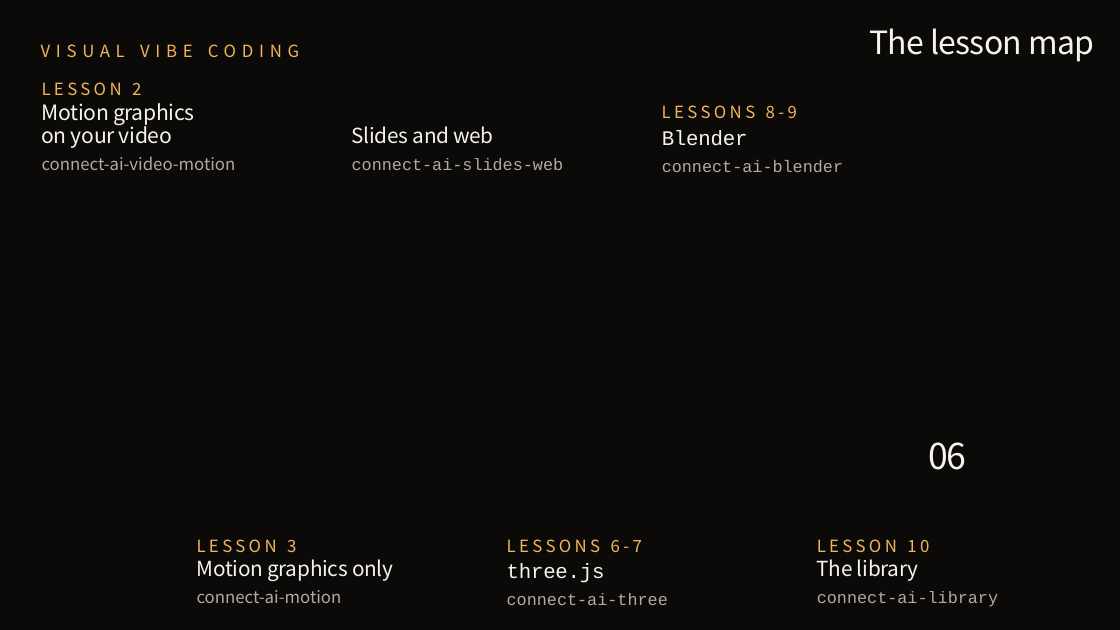
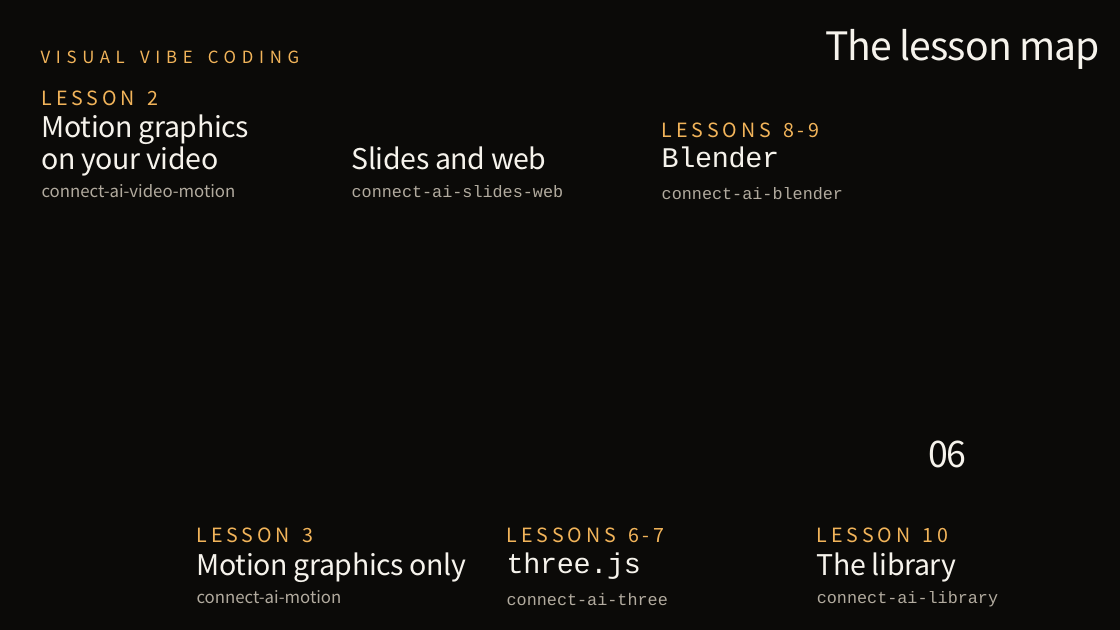
Before and after one commit to wonseokjung/connect-ai-slides-web, a slide deck: slide 9 of docs/demo/en/deck.pptx. Drawn at 1120x630 pixels with LibreOffice and Linux fonts; fonts in the diff are those of the drawing; background and template pictures are left out. Boxes give left, top, right and bottom in pixels: in the first picture for what was removed or moved away, otherwise in the second. Text is boxed around its words. In the diff, an @@ line names an element or a change of style, - is before the commit and + after.

Commit message:
0.3.0: bigger lesson map words on a slide, Blender product clip on the tools slide (the logo render read as doubled), demo decks, videos, PDF and README hero rebuilt

```diff
--- a/docs/demo/en/deck.pptx
+++ b/docs/demo/en/deck.pptx
@@ text "The lesson map": place and size @@
-text "The lesson map" at (869,28,1094,62)
+text "The lesson map" at (825,29,1100,69)
@@ text "The lesson map" at (825,29,1100,69): size 27.4 to 33.5 pt, letter spacing -0.6 to -0.7 pt; line spacing 30.1pt to 36.9pt @@
@@ text "VISUAL VIBE CODING": place and size @@
-text "VISUAL VIBE CODING" at (41,44,299,57)
+text "VISUAL VIBE CODING" at (41,50,299,63)
@@ text "LESSON 2": place and size @@
-text "LESSON 2" at (42,82,141,95)
+text "LESSON 2" at (42,90,158,106)
@@ text "Motion graphics": place and size @@
-text "Motion graphics" at (42,103,195,148)
+text "Motion graphics" at (42,114,249,176)
@@ text "Motion graphics" at (42,114,249,176): size 18 to 24.4 pt, letter spacing -0.2 to -0.3 pt; line spacing 20.3pt to 27.5pt @@
@@ text "LESSONS 4-5": place and size @@
-text "LESSONS 4-5" at (365,96,522,119)
+text "LESSONS 4-5" at (367,111,546,137)
@@ text "LESSONS 4-5" at (367,111,546,137): size 14.7 to 16.7 pt, letter spacing 2.9 to 3.3 pt; line spacing 19.1pt to 21.7pt @@
@@ size 14.4 to 16.8 pt, letter spacing 2.9 to 3.4 pt; line spacing 18.7pt to 21.9pt in 5 elements at (42,90,158,106), (197,527,313,543), (817,527,949,543), (507,527,664,543), (662,122,819,138) @@
@@ text "LESSONS 8-9": place and size @@
-text "LESSONS 8-9" at (662,105,797,118)
+text "LESSONS 8-9" at (662,122,819,138)
@@ size 17.8 to 24.4 pt, letter spacing -0.2 to -0.3 pt; line spacing 20.1pt to 27.6pt in 3 elements at (817,552,956,582), (197,552,466,582), (352,146,546,170) @@
@@ text "Slides and web": place and size @@
-text "Slides and web" at (352,126,493,144)
+text "Slides and web" at (352,146,546,170)
@@ text "Blender": place and size @@
-text "Blender" at (662,130,843,172)
+text "Blender" at (662,147,843,199)
@@ text "Blender" at (662,147,843,199): size 17.8 to 24.4 pt, letter spacing -0.2 to -0.3 pt in "Blender"; line spacing 22.1pt to 25.5pt @@
@@ text "connect-ai-video-motion": place and size @@
-text "connect-ai-video-motion" at (42,156,236,170)
+text "connect-ai-video-motion" at (42,184,236,197)
@@ text "connect-ai-slides-web": place and size @@
-text "connect-ai-slides-web" at (352,158,564,170)
+text "connect-ai-slides-web" at (352,185,564,197)
@@ text "LESSON 3": place and size @@
-text "LESSON 3" at (197,539,296,553)
+text "LESSON 3" at (197,527,313,543)
@@ text "LESSONS 6-7": place and size @@
-text "LESSONS 6-7" at (507,539,642,552)
+text "LESSONS 6-7" at (507,527,664,543)
@@ text "LESSON 10": place and size @@
-text "LESSON 10" at (817,539,929,552)
+text "LESSON 10" at (817,527,949,543)
@@ text "Motion graphics only": place and size @@
-text "Motion graphics only" at (197,559,393,581)
+text "Motion graphics only" at (197,552,466,582)
@@ text "three.js": place and size @@
-text "three.js" at (507,563,668,605)
+text "three.js" at (507,552,668,605)
@@ text "three.js" at (507,552,668,605): size 17.8 to 24.4 pt, letter spacing -0.2 to -0.3 pt in "three.js"; line spacing 22.1pt to 25.5pt @@
@@ text "The library": place and size @@
-text "The library" at (817,559,919,581)
+text "The library" at (817,552,956,582)
```
Also in this commit, not shown: 29 other files.
